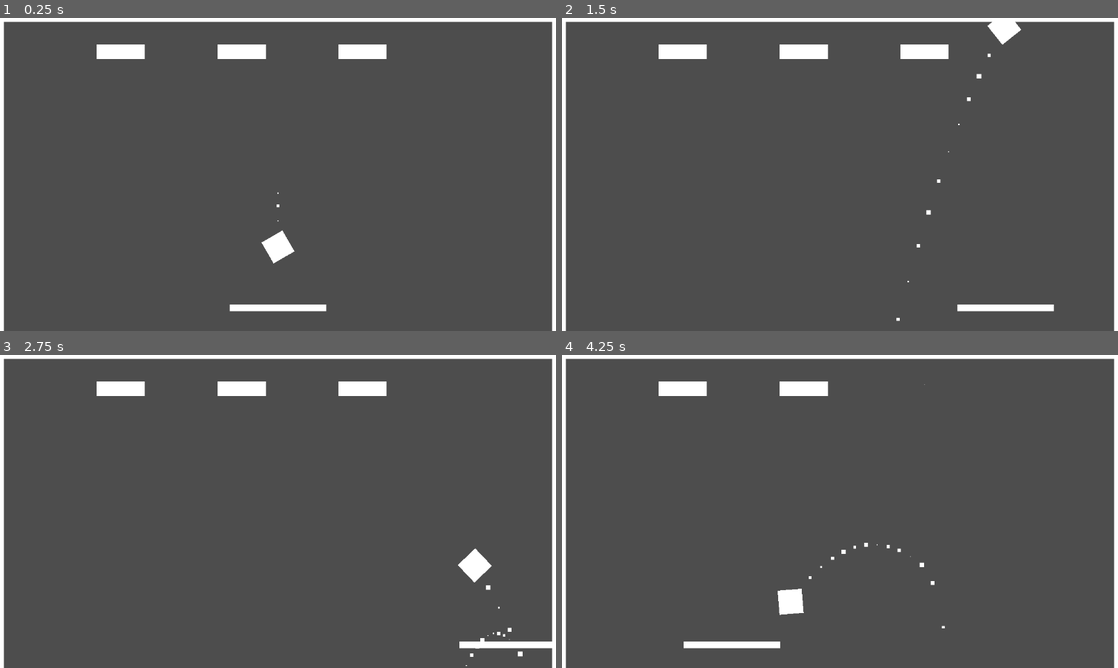
Above: before the commit, frames 1-4 (two rows, left to right).
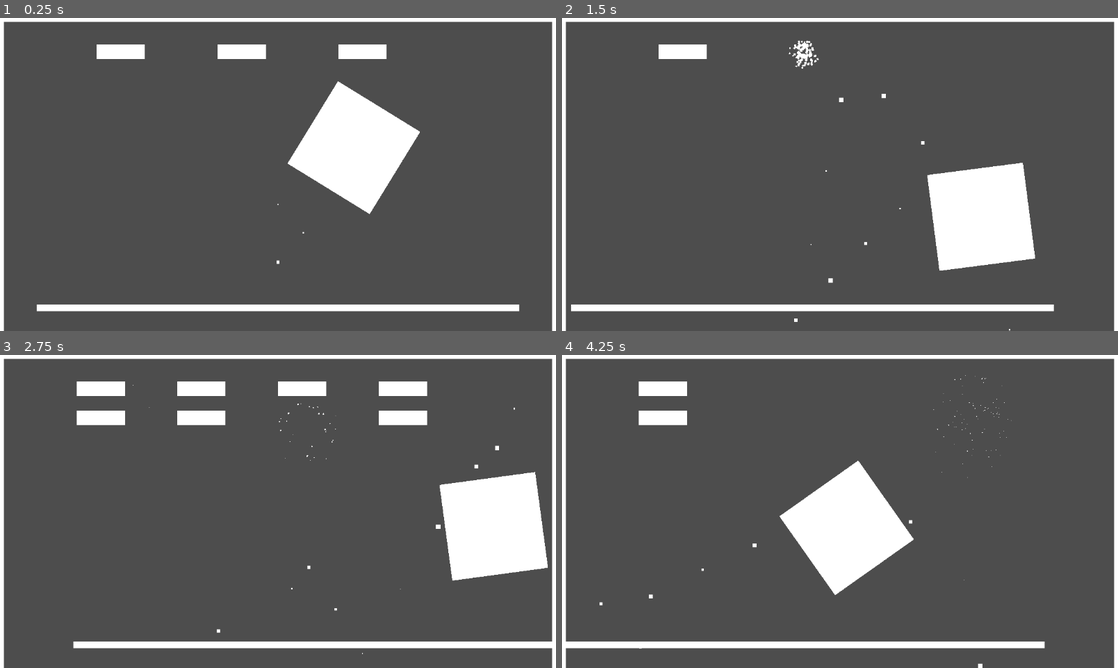
Above: after the commit, the same moments.

Repository: Let-s-Godot-Now/Breakout
Game: Godot game, scene res://tscn/main.tscn
Same seed, same stepped clock (60 frames per second), same inputs: the game is played once before the commit and once after it.
Inputs:
- Up to frame 1 (0.25 s): no input
- Up to frame 2 (1.5 s): hold Right (move_right) 0.53-1.28 s; hold Shift (faster_shift) 0.53-1.28 s; hold Left (move_left) from 1.28 s (still down); tap Shift (faster_shift) at 1.35 s
- Up to frame 3 (2.75 s): release Left (move_left) at 2.03 s; hold Right (move_right) from 2.03 s (still down); hold Shift (faster_shift) from 2.03 s (still down)
- Up to frame 4 (4.25 s): release Shift (faster_shift) at 2.78 s; tap Shift (faster_shift) at 2.85 s; release Right (move_right) at 3.53 s; hold Left (move_left) from 3.53 s (still down); hold Shift (faster_shift) from 3.53 s (still down)

The runs differ from the first frame. In frame 1, 7.3% of the frame differs, in the area x 6-94%, y 20-94%; in frame 2, 8.1%; in frame 3, 10%, in the area x 13-99%, y 8-100%; in frame 4, 8.5%.

Commit message:
Caches

Diff:
--- a/tscn/main.tscn
+++ b/tscn/main.tscn
@@ -19,6 +19,7 @@
 
 [node name="Debugger" type="Node" parent="GameController"]
 script = ExtResource("2_1vkrt")
+is_debug_suitale = true
 
 [node name="Paddle" parent="." instance=ExtResource("1_qe3g6")]
 scale = Vector2(200, 14)
